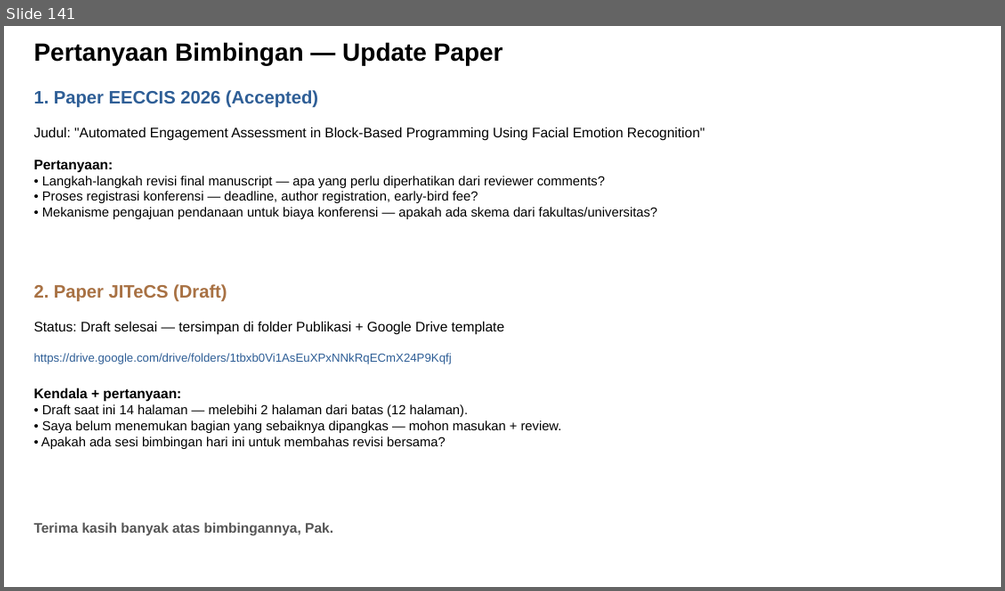
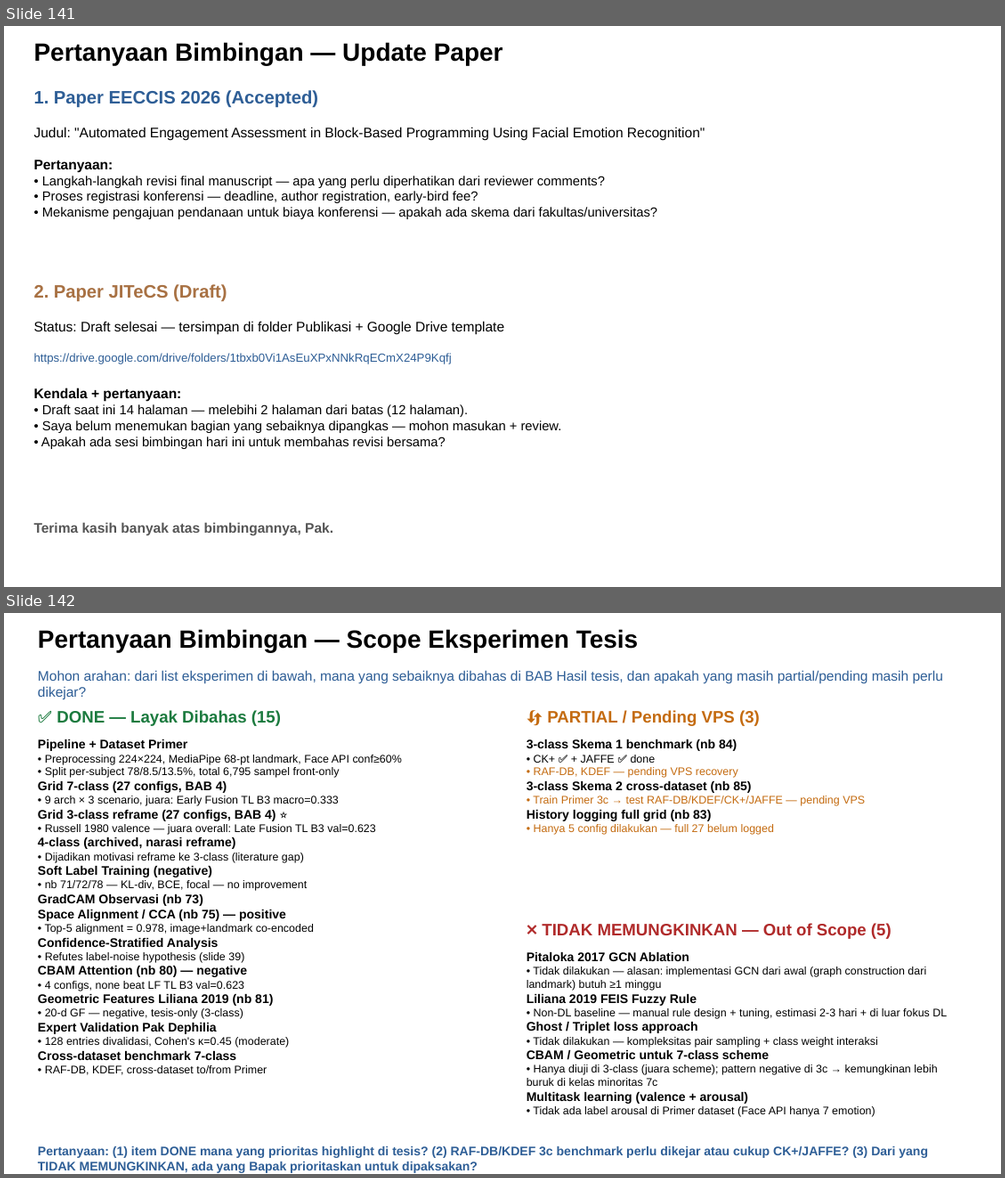
Before and after one commit to taufikhdyt01/MultimodalEmoLearn-CNN-LSTM, a slide deck: docs/PPT Bimbingan.pptx. Shown one above the other, each under a label of ours: slide 141 before the commit, slides 141 and 142 after it. The pictures are 1005x591 and 1005x1178 pixels, drawn with LibreOffice and Linux fonts; fonts in the diff are those of the drawing. Boxes give left, top, right and bottom in pixels: in the first picture for what was removed or moved away, otherwise in the second. Text is boxed around its words. In the diff, an @@ line names an element or a change of style, - is before the commit and + after.

```diff
--- a/docs/PPT Bimbingan.pptx
+++ b/docs/PPT Bimbingan.pptx
@@ slide 142 added at (4, 613, 1001, 1174), background #FFFFFF @@
@@ text added at (38, 629, 638, 652), 18 pt, text #000000, bold @@
+Pertanyaan Bimbingan — Scope Eksperimen Tesis
@@ text added at (38, 670, 944, 700), 10 pt, text #2E5E96 @@
+Mohon arahan: dari list eksperimen di bawah, mana yang sebaiknya dibahas di BAB Hasil tesis, dan apakah yang masih partial/pending masih perlu dikejar?
@@ text added at (57, 710, 281, 726), 12 pt, text #1B7A3E, bold @@
+✅ DONE — Layak Dibahas (15)
@@ text added at (547, 710, 760, 726), 12 pt, text #C46B10, bold @@
+🔄 PARTIAL / Pending VPS (3)
@@ text added at (38, 739, 402, 1075), 8 pt, text #000000 @@
+Pipeline + Dataset Primer
+• Preprocessing 224×224, MediaPipe 68-pt landmark, Face API conf≥60%
+• Split per-subject 78/8.5/13.5%, total 6,795 sampel front-only
+Grid 7-class (27 configs, BAB 4)
+• 9 arch × 3 scenario, juara: Early Fusion TL B3 macro=0.333
+Grid 3-class reframe (27 configs, BAB 4) ⭐
+• Russell 1980 valence — juara overall: Late Fusion TL B3 val=0.623
+4-class (archived, narasi reframe)
+• Dijadikan motivasi reframe ke 3-class (literature gap)
+Soft Label Training (negative)
+• nb 71/72/78 — KL-div, BCE, focal — no improvement
+GradCAM Observasi (nb 73)
+Space Alignment / CCA (nb 75) — positive
+• Top-5 alignment = 0.978, image+landmark co-encoded
+Confidence-Stratified Analysis
+• Refutes label-noise hypothesis (slide 39)
+CBAM Attention (nb 80) — negative
+• 4 configs, none beat LF TL B3 val=0.623
+Geometric Features Liliana 2019 (nb 81)
+• 20-d GF — negative, tesis-only (3-class)
+Expert Validation Pak Dephilia
+• 128 entries divalidasi, Cohen's κ=0.45 (moderate)
+Cross-dataset benchmark 7-class
+• RAF-DB, KDEF, cross-dataset to/from Primer
@@ text added at (526, 739, 865, 835), 8 pt, text #C46B10 @@
+3-class Skema 1 benchmark (nb 84)
+• CK+ ✅ + JAFFE ✅ done
+• RAF-DB, KDEF — pending VPS recovery
+3-class Skema 2 cross-dataset (nb 85)
+• Train Primer 3c → test RAF-DB/KDEF/CK+/JAFFE — pending VPS
+History logging full grid (nb 83)
+• Hanya 5 config dilakukan — full 27 belum logged
@@ text added at (542, 923, 891, 939), 12 pt, text #B02A2A, bold @@
+❌ TIDAK MEMUNGKINKAN — Out of Scope (5)
@@ text added at (526, 952, 947, 1117), 8 pt, text #000000 @@
+Pitaloka 2017 GCN Ablation
+• Tidak dilakukan — alasan: implementasi GCN dari awal (graph construction dari landmark) butuh ≥1 minggu
+Liliana 2019 FEIS Fuzzy Rule
+• Non-DL baseline — manual rule design + tuning, estimasi 2-3 hari + di luar fokus DL
+Ghost / Triplet loss approach
+• Tidak dilakukan — kompleksitas pair sampling + class weight interaksi
+CBAM / Geometric untuk 7-class scheme
+• Hanya diuji di 3-class (juara scheme); pattern negative di 3c → kemungkinan lebih buruk di kelas minoritas 7c
+Multitask learning (valence + arousal)
+• Tidak ada label arousal di Primer dataset (Face API hanya 7 emotion)
@@ text added at (38, 1146, 928, 1173), 9 pt, text #2E5E96, bold @@
+Pertanyaan: (1) item DONE mana yang prioritas highlight di tesis? (2) RAF-DB/KDEF 3c benchmark perlu dikejar atau cukup CK+/JAFFE? (3) Dari yang TIDAK MEMUNGKINKAN, ada yang Bapak prioritaskan untuk dipaksakan?
```
Also in this commit, not shown: 2 slides changed, 3 other slides added, 4 other files.
